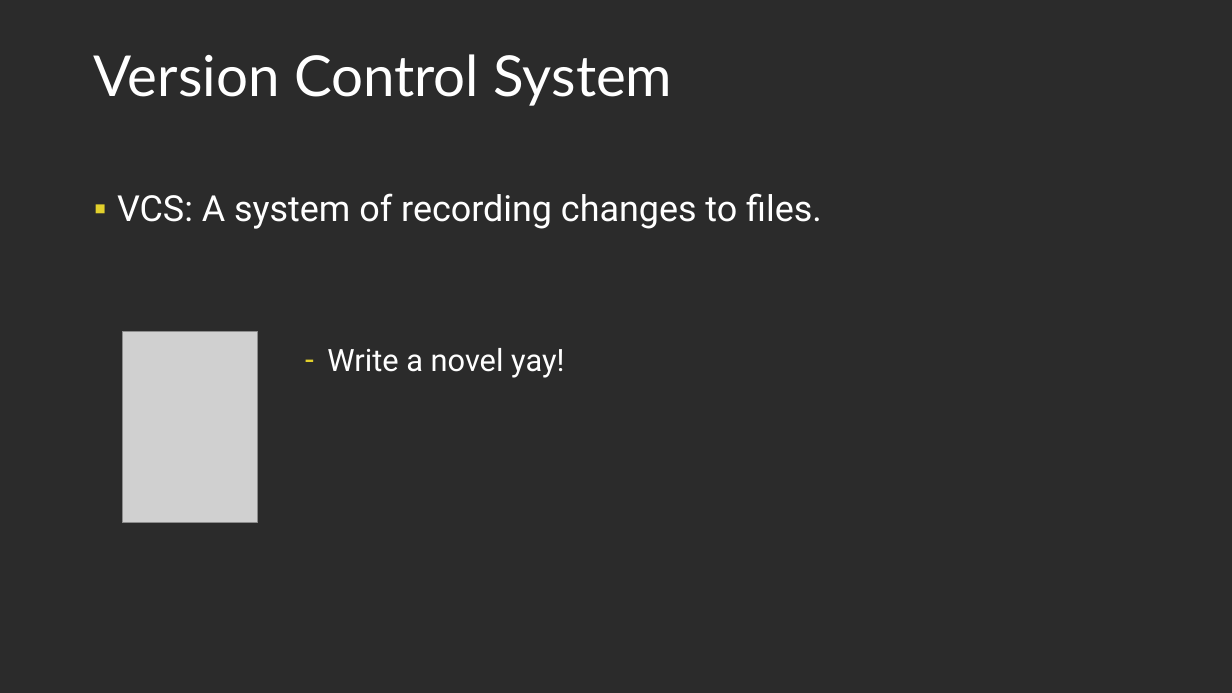
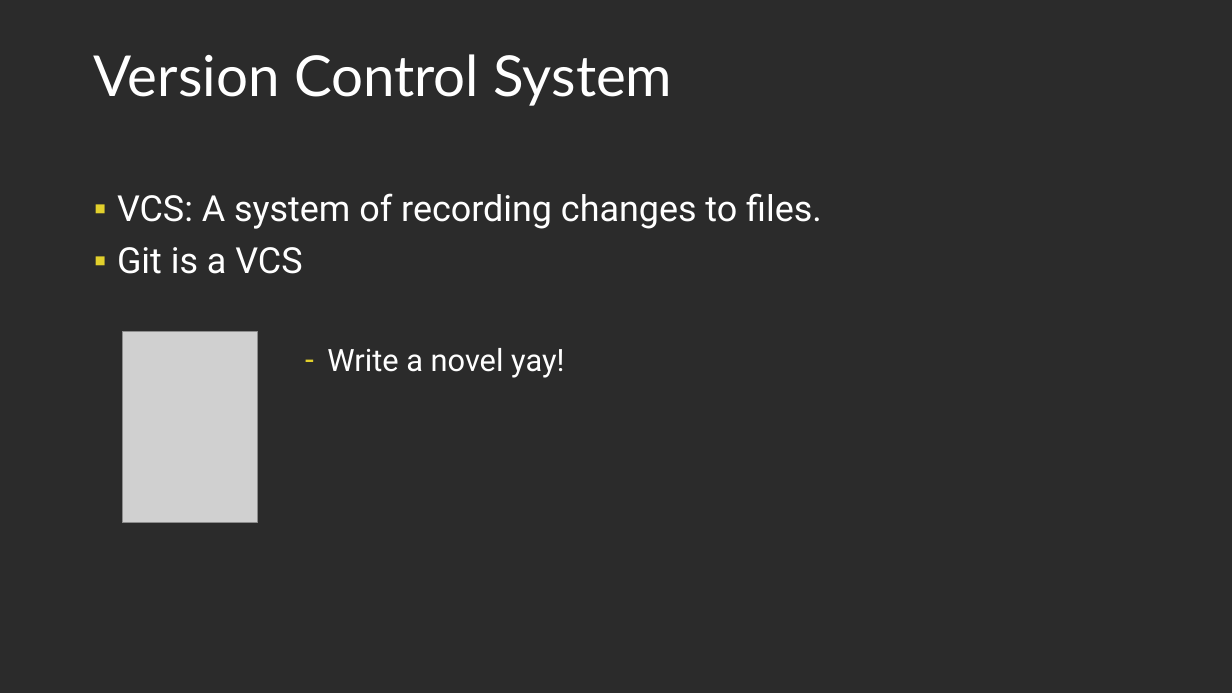
Before and after one commit to Light2Dark/git_tutorial, a slide deck: slide 4 of Git and Github.pptx. Drawn at 1232x693 pixels with LibreOffice and Linux fonts; fonts in the diff are those of the drawing; grey boxes stand for pictures; background and template pictures are left out; a plain dark background stands for a picture behind light text. Boxes give left, top, right and bottom in pixels: in the first picture for what was removed or moved away, otherwise in the second. Text is boxed around its words. In the diff, an @@ line names an element or a change of style, - is before the commit and + after.

```diff
--- a/Git and Github.pptx
+++ b/Git and Github.pptx
@@ text at (x1=117, y1=247, x2=302, y2=274): paragraph added @@
+▪ Git is a VCS
```
Also in this commit, not shown: 14 other slides changed, 2 slides added.
